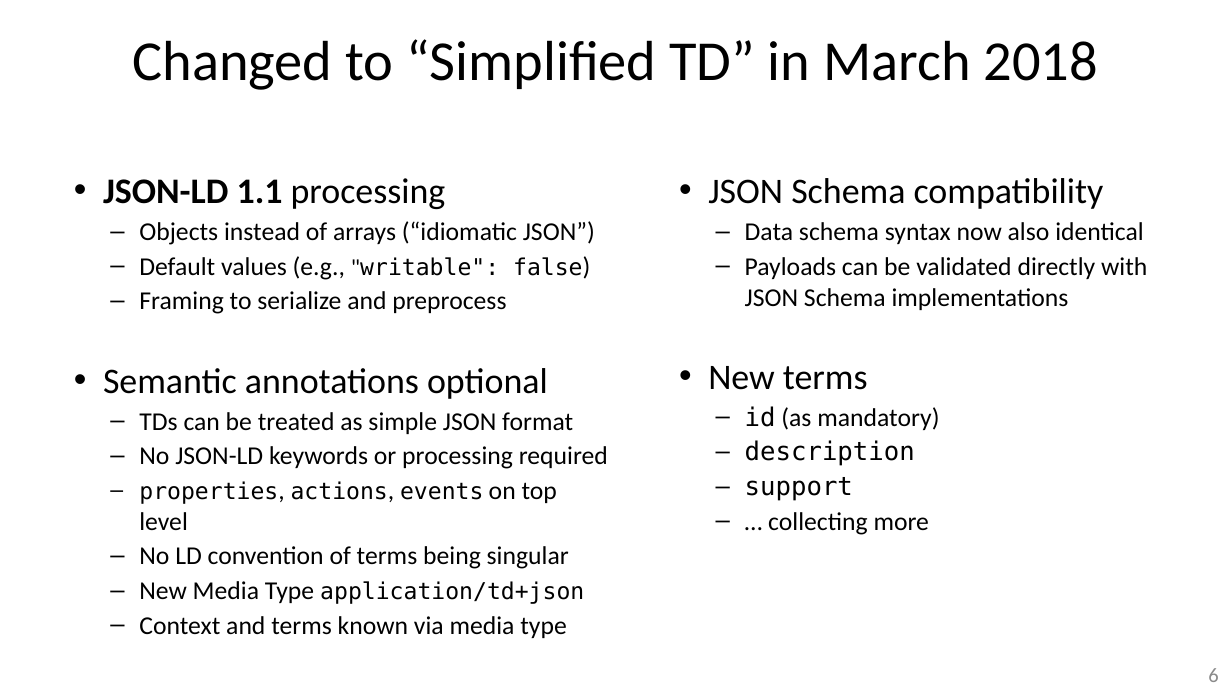
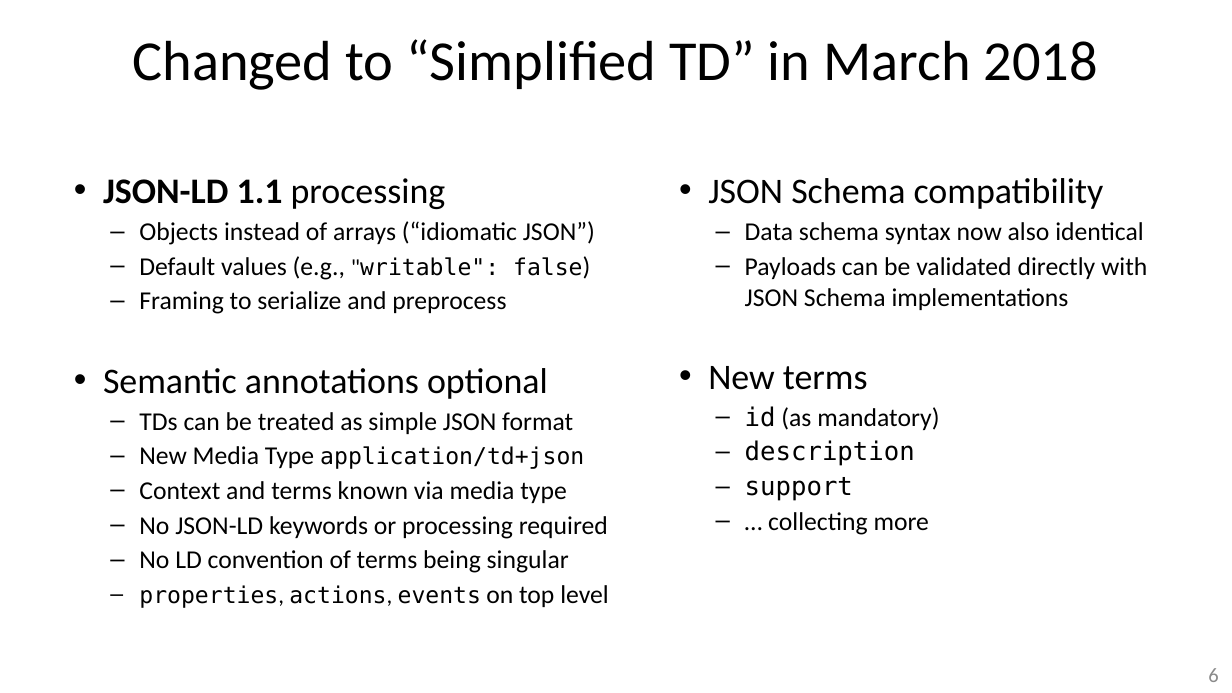
Before and after one commit to t2trg/2018-ietf102, a slide deck: slide 6 of slides/13_T2TRG_IETF102_W3C-WoT-Update.pptx. Drawn at 1232x693 pixels with LibreOffice and Linux fonts; fonts in the diff are those of the drawing. Boxes give left, top, right and bottom in pixels: in the first picture for what was removed or moved away, otherwise in the second. Text is boxed around its words. In the diff, an @@ line names an element or a change of style, - is before the commit and + after.

```diff
--- a/slides/13_T2TRG_IETF102_W3C-WoT-Update.pptx
+++ b/slides/13_T2TRG_IETF102_W3C-WoT-Update.pptx
@@ text at [139, 446, 608, 569]: paragraphs removed @@
-  – No JSON-LD keywords or processing required
-  – properties, actions, events on top level
-  – No LD convention of terms being singular
@@ text at [139, 516, 609, 608]: paragraphs added @@
+  – No JSON-LD keywords or processing required
+  – No LD convention of terms being singular
+  – properties, actions, events on top level
```
Also in this commit, not shown: 6 other slides changed, 1 slide added.
